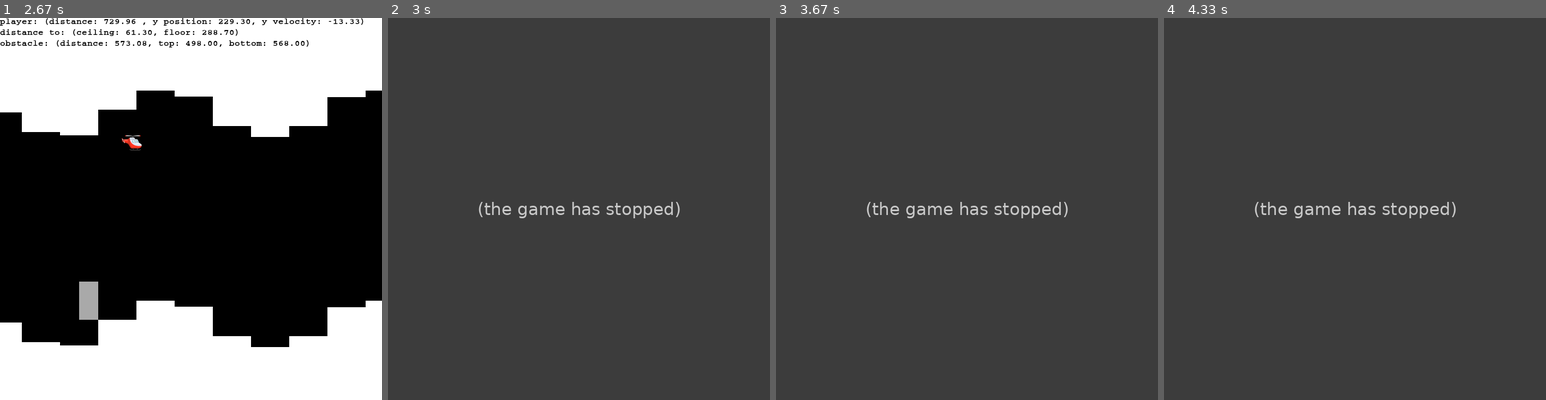
Above: before the commit, frames 1-4 (left to right).
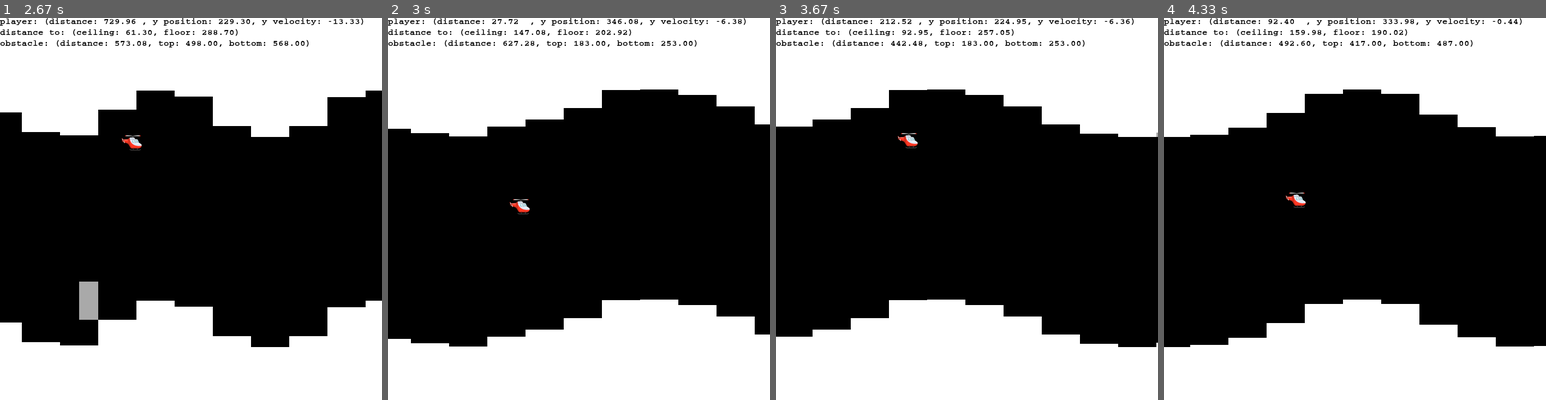
Above: after the commit, the same moments.

Repository: uzgit/helicopter-game
Game: pygame game, started from pixelcopter.py
The game is run twice, just before and just after one commit, with the same random seed, the same clock (stepped at 60 frames per second) and the same inputs.
Inputs:
- Up to frame 1 (2.67 s): tap W at 0.33, 0.73, 1.03, 1.23, 1.57, 1.87, 2.07, 2.37, 2.63 s
- Up to frame 2 (3 s): tap W at 2.97 s
- Up to frame 3 (3.67 s): tap W at 3.27, 3.4 s
- Up to frame 4 (4.33 s): tap W at 3.8, 4.1 s

Frame 1 is identical in both runs. In frame 2, 100% of the frame differs, in the area x 0-100%, y 0-100%; in frame 3, 100%; in frame 4, 100%.
Error before the commit: UnboundLocalError: cannot access local variable 'result' where it is not associated with a v...; the game stopped at 2.87 s (later frames are placeholders)

Commit message:
Trying to update NEAT submodule again.

Diff:
--- a/agents/neat_agent.py
+++ b/agents/neat_agent.py
@@ -2,23 +2,28 @@
 
 from .neat.functions import *
 from .neat.population import *
+from .neat.neural_network import *
+from .neat.visualize import *
 
 class Agent():
 
     def __init__(self):
 
-        self.num_inputs = 8
+        self.num_inputs = 11
         self.num_outputs = 1
         self.initial_num_hidden_nodes = 0
         self.max_num_hidden_nodes = 10
         self.output_activation_function = step
 
         self.num_generations = None
-        self.fitness_goal = 50000
+        self.fitness_goal = 100000
 
         self.output_stream = sys.stdout
 
         self.outputs = {0 : None, 1 : "up"}
+
+        self.champion = None
+        self.generation_champion = None
 
         self.population = Population(num_inputs=self.num_inputs, num_outputs=self.num_outputs, initial_num_hidden_nodes=self.initial_num_hidden_nodes, max_num_hidden_nodes=self.max_num_hidden_nodes, output_activation_function=step, output_stream=self.output_stream)
         self.population.pre_evaluation_tasks()
@@ -28,8 +33,15 @@
 
     def get_action(self, game_state):
 
-        inputs = [height_ratio for height_ratio in game_state["height_ratios"]]
+        # height ratios has 4 elements
+        # inputs = [height_ratio for height_ratio in game_state["height_ratios"]]
+
+        # normalized heights has 6 elements
+        inputs = [normalized_height for normalized_height in game_state["normalized_heights"]]
+
+        # segments has 3 elements by default
         inputs += [segment for segment in game_state["segments"]]
+
         inputs.append(game_state["player_vel"] / 50)
 
         action = self.outputs.get( self.neural_network.activate(inputs)[0], None )
@@ -50,7 +62,11 @@
         if self.neural_network is None:
             print(end="\r")
             print(" "*100, end="\r")
-            self.population.post_evaluation_tasks()
+            self.champion, self.generation_champion = self.population.post_evaluation_tasks()
+
+            draw_neural_network_full(FeedForwardNeuralNetwork(self.champion), "champion")
+            draw_neural_network_full(FeedForwardNeuralNetwork(self.generation_champion), "generation_champion")
+
             self.population.pre_evaluation_tasks()
 
             if not self.population.continue_run(num_generations=self.num_generations, fitness_goal=self.fitness_goal):
--- a/pixelcopter.py
+++ b/pixelcopter.py
@@ -318,11 +318,15 @@
 
         #print(next_terrain_y_positions)
 
+        normalized_heights = []
         height_ratios = []
         for terrain_y_position in next_terrain_y_positions:
             distance_to_ceiling = self.player.pos.y - (terrain_y_position - self.height * 0.25)
             distance_to_floor   = (terrain_y_position + self.height * 0.25) - self.player.pos.y
             height_ratios.append( distance_to_floor / (distance_to_floor + distance_to_ceiling) )
+
+            normalized_heights.append( distance_to_ceiling / 350.0 )
+            normalized_heights.append( distance_to_floor / 350.0 )
 
         state = {
             "distance_traveled" : self.distance_traveled,
@@ -334,7 +338,8 @@
             "next_gate_block_top" : min_block.pos.y,
             "next_gate_block_bottom" : min_block.pos.y + min_block.height,
             "height_ratios" : height_ratios,
-            "segments" : segments
+            "segments" : segments,
+            "normalized_heights" : normalized_heights,
         }
 
         return state
@@ -437,10 +442,10 @@
             else:
                 result = agent.reset(game.getGameState())
 
-        if result is "quit":
-            print("Quit requested by agent.")
-            pygame.quit()
-            sys.exit()
+            if result is "quit":
+                print("Quit requested by agent.")
+                pygame.quit()
+                sys.exit()
 
         self.init()
 
Not shown, added: champion
Not shown, added: champion.svg
Not shown, added: generation_champion
Not shown, added: generation_champion.svg
Not shown, changed: champion.genome
